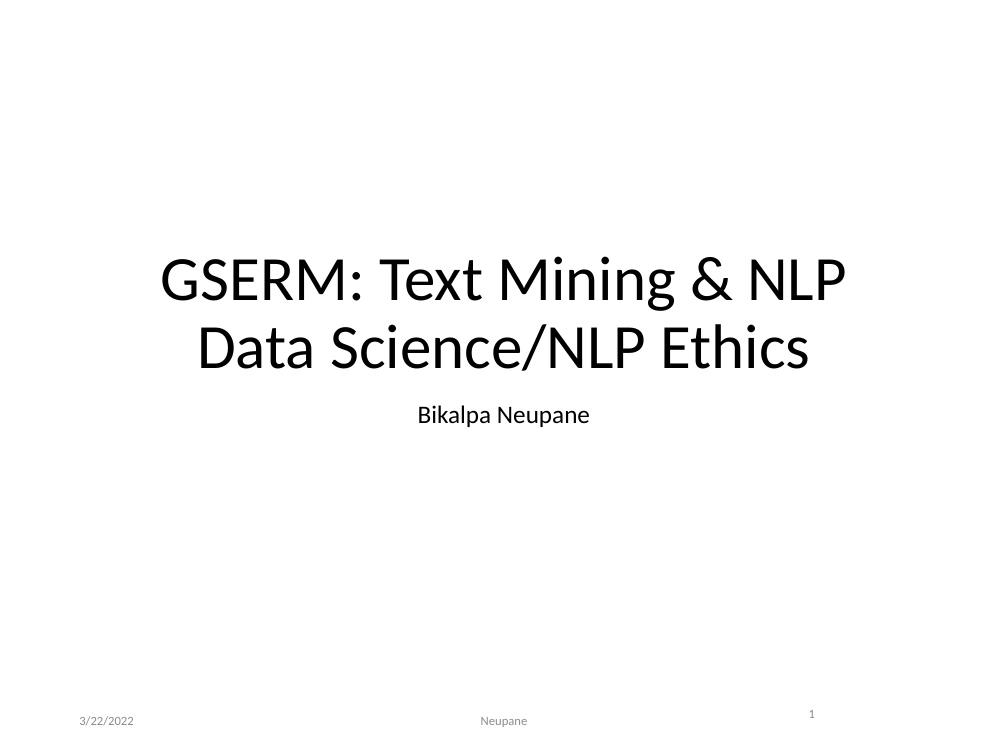
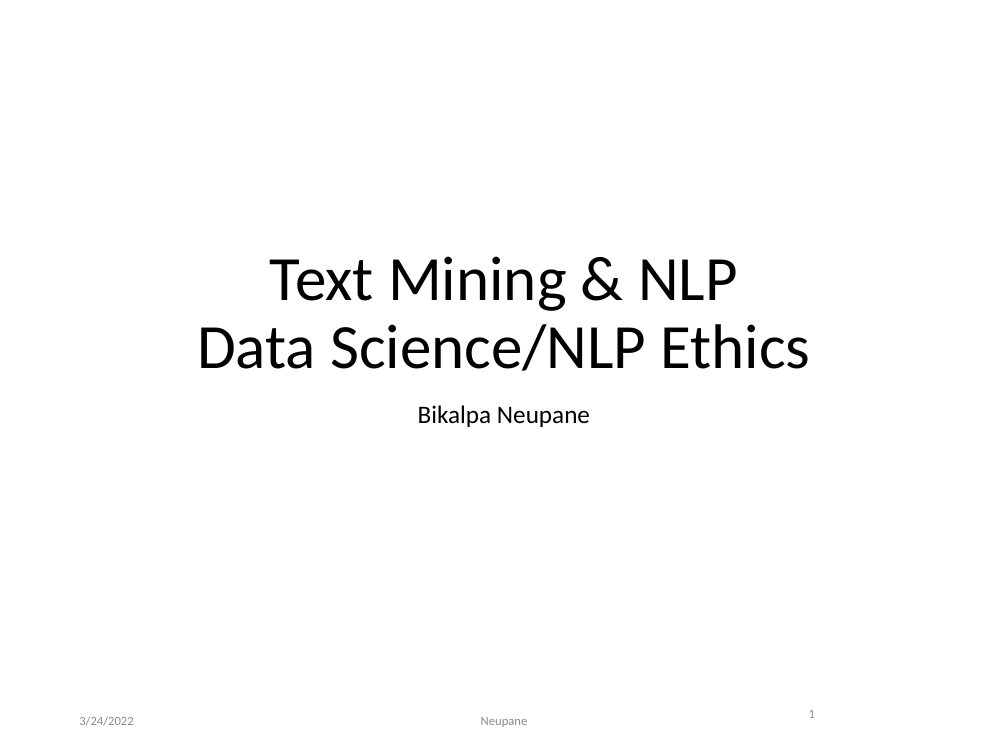
Before and after one commit to BikalpaN/Text-Mining-NLP, a slide deck: slide 1 of Lessons/class5C/Class7C_Ethics.pptx. Drawn at 1008x756 pixels with LibreOffice and Linux fonts; fonts in the diff are those of the drawing. Boxes give left, top, right and bottom in pixels: in the first picture for what was removed or moved away, otherwise in the second. Text is boxed around its words. In the diff, an @@ line names an element or a change of style, - is before the commit and + after.

```diff
--- a/Lessons/class5C/Class7C_Ethics.pptx
+++ b/Lessons/class5C/Class7C_Ethics.pptx
@@ title at (197, 256, 811, 371): text changed @@
-GSERM: Text Mining & NLP
-Data Science/NLP Ethics
+Text Mining & NLP
+Data Science/NLP Ethics
@@ text at (79, 716, 133, 726): text changed @@
-3/22/2022
+3/24/2022
```
Also in this commit, not shown: 35 other slides changed, 11 other files.
